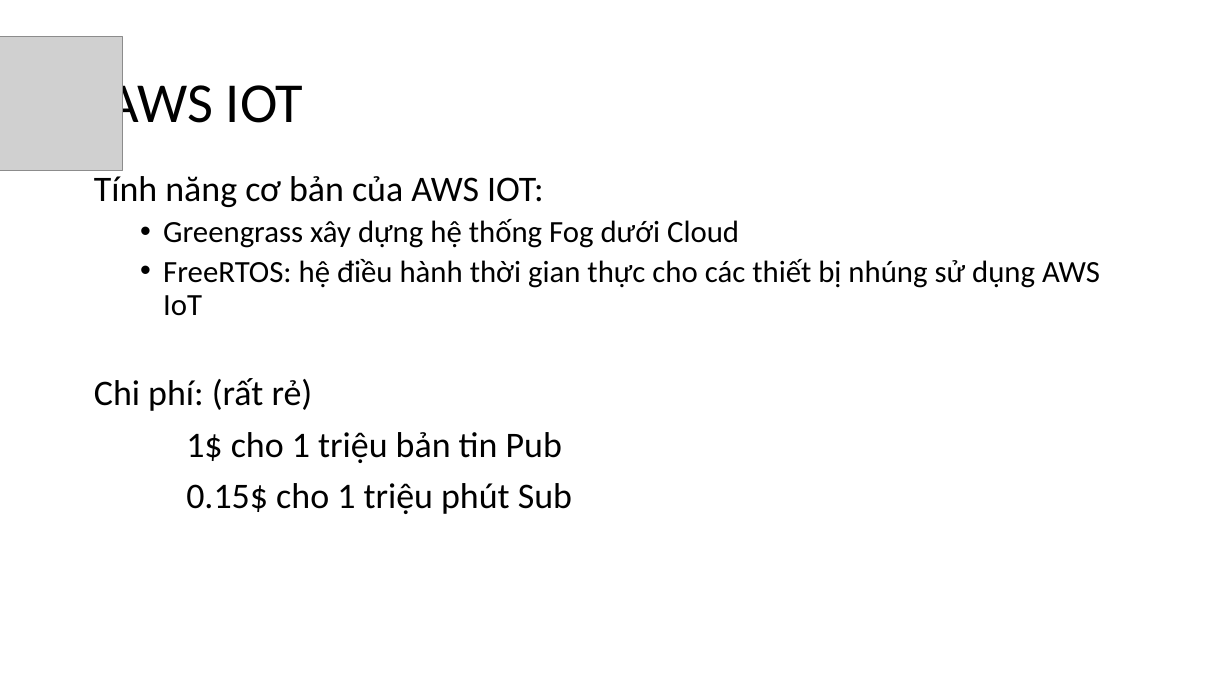
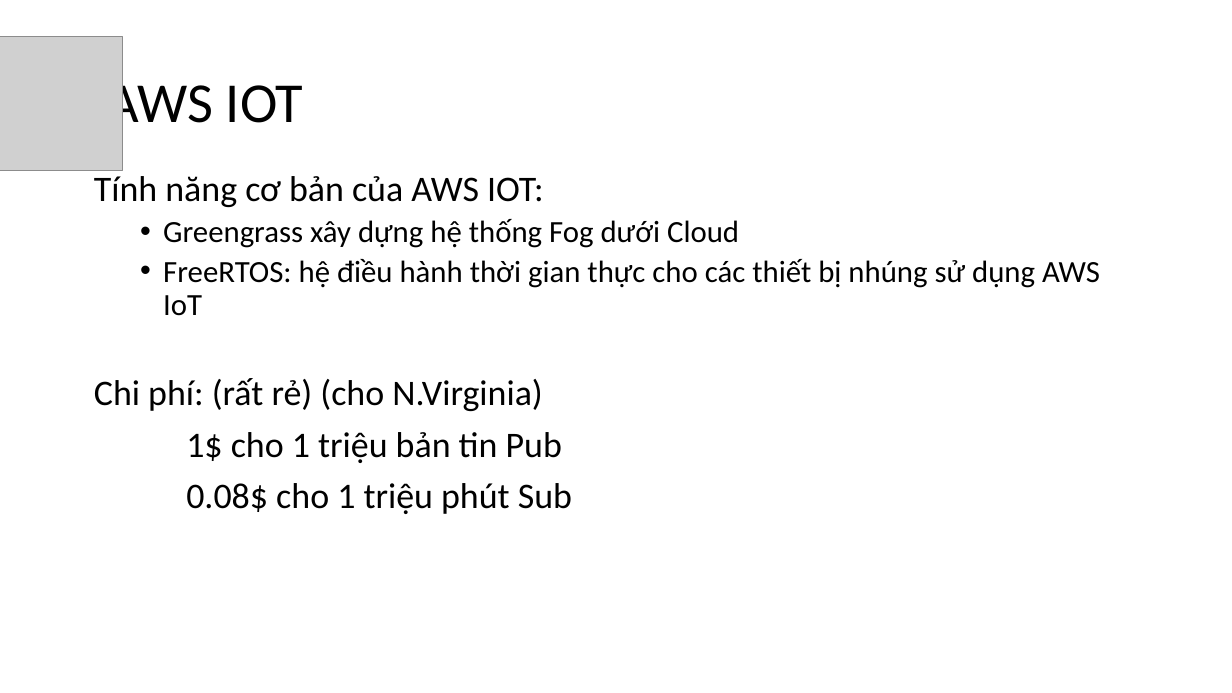
Before and after one commit to Huong-nt/EduMall-KhoaHocIOT, a slide deck: slide 8 of 9. Giới thiệu Amazon web service/Giới thiệu Amazon Web Service.pptx. Drawn at 1232x693 pixels with LibreOffice and Linux fonts; fonts in the diff are those of the drawing; grey boxes stand for pictures. Boxes give left, top, right and bottom in pixels: in the first picture for what was removed or moved away, otherwise in the second. Text is boxed around its words. In the diff, an @@ line names an element or a change of style, - is before the commit and + after.

Commit message:
update slide

```diff
--- a/9. Giới thiệu Amazon web service/Giới thiệu Amazon Web Service.pptx
+++ b/9. Giới thiệu Amazon web service/Giới thiệu Amazon Web Service.pptx
@@ text at box(94, 378, 543, 411): text changed @@
-Chi phí: (rất rẻ)
+Chi phí: (rất rẻ) (cho N.Virginia)
@@ text at box(186, 483, 572, 514): text changed @@
-0.15$ cho 1 triệu phút Sub
+0.08$ cho 1 triệu phút Sub
```
Also in this commit, not shown: 2 other slides changed, 3 other files.
